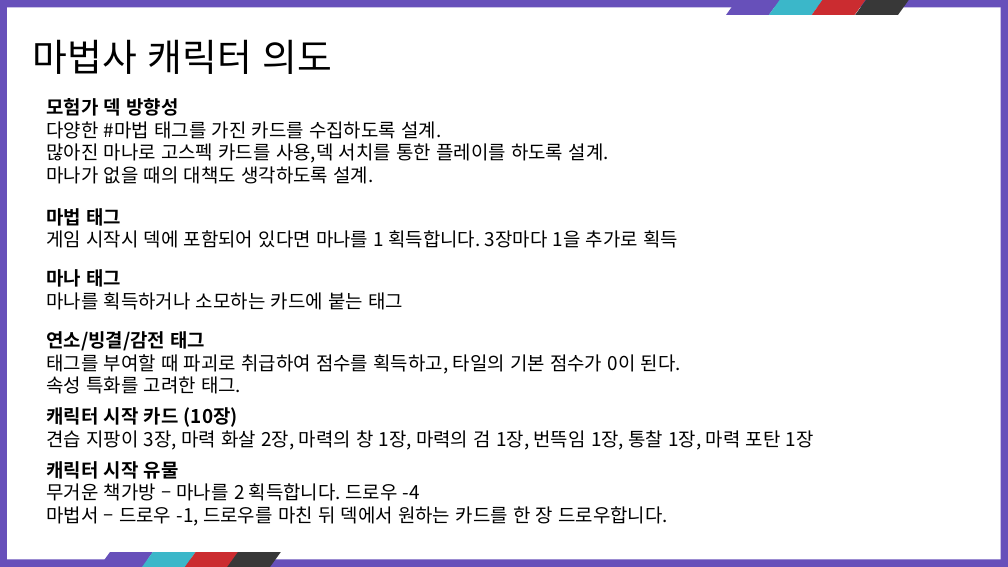
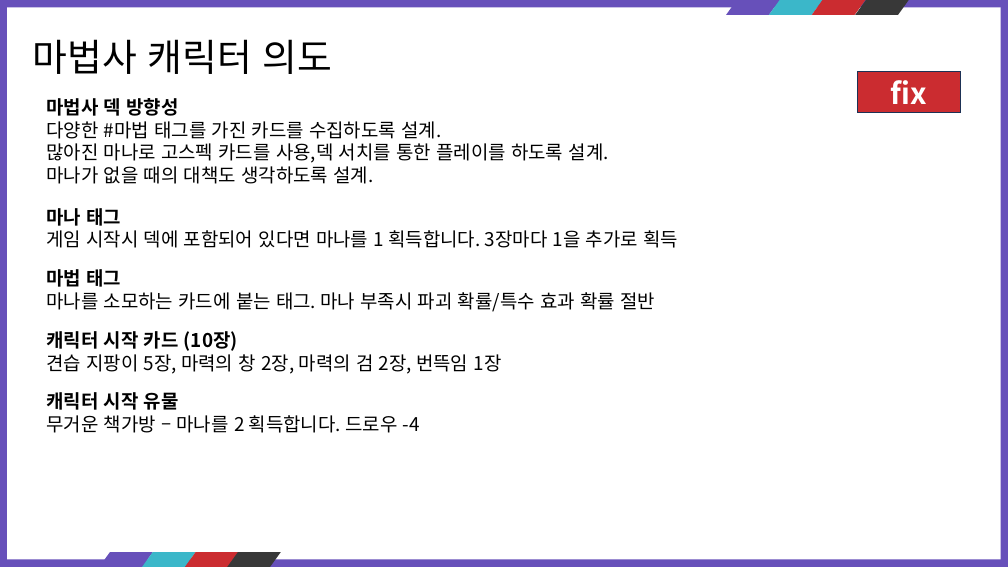
Before and after one commit to kauthor/FluffyDisdog, a slide deck: slide 5 of Plan/기획서/마법사.pptx. Drawn at 1008x567 pixels with LibreOffice and Linux fonts; fonts in the diff are those of the drawing. Boxes give left, top, right and bottom in pixels: in the first picture for what was removed or moved away, otherwise in the second. Text is boxed around its words. In the diff, an @@ line names an element or a change of style, - is before the commit and + after.

```diff
--- a/Plan/기획서/마법사.pptx
+++ b/Plan/기획서/마법사.pptx
@@ rectangle added at [858, 72, 960, 113], fill #CB2C30, outline #1E3256 1 pt, 28 pt, text #FFFFFF, bold @@
+fix
@@ text at [46, 98, 178, 116]: text changed @@
-모험가 덱 방향성
+마법사 덱 방향성
@@ text at [46, 208, 121, 226]: text changed @@
-마법 태그
+마나 태그
@@ text at [46, 269, 655, 312]: text changed @@
-마나 태그
-마나를 획득하거나 소모하는 카드에 붙는 태그
+마법 태그
+마나를 소모하는 카드에 붙는 태그. 마나 부족시 파괴 확률/특수 효과 확률 절반
@@ text "캐릭터 시작 카드 (10장)": place and size @@
-text "캐릭터 시작 카드 (10장)" at [46, 407, 814, 450]
+text "캐릭터 시작 카드 (10장)" at [46, 331, 502, 374]
@@ text at [46, 350, 502, 374]: text changed @@
-견습 지팡이 3장, 마력 화살 2장, 마력의 창 1장, 마력의 검 1장, 번뜩임 1장, 통찰 1장, 마력 포탄 1장
+견습 지팡이 5장, 마력의 창 2장, 마력의 검 2장, 번뜩임 1장
@@ text removed at [46, 331, 681, 394] @@
-연소/빙결/감전 태그
-태그를 부여할 때 파괴로 취급하여 점수를 획득하고, 타일의 기본 점수가 0이 된다.
-속성 특화를 고려한 태그.
@@ text "캐릭터 시작 유물": place and size @@
-text "캐릭터 시작 유물" at [46, 461, 668, 526]
+text "캐릭터 시작 유물" at [46, 392, 420, 433]
@@ text at [46, 506, 668, 526]: paragraph removed @@
-마법서 – 드로우 -1, 드로우를 마친 뒤 덱에서 원하는 카드를 한 장 드로우합니다.
```
Also in this commit, not shown: 16 other slides changed, 23 slides added.
